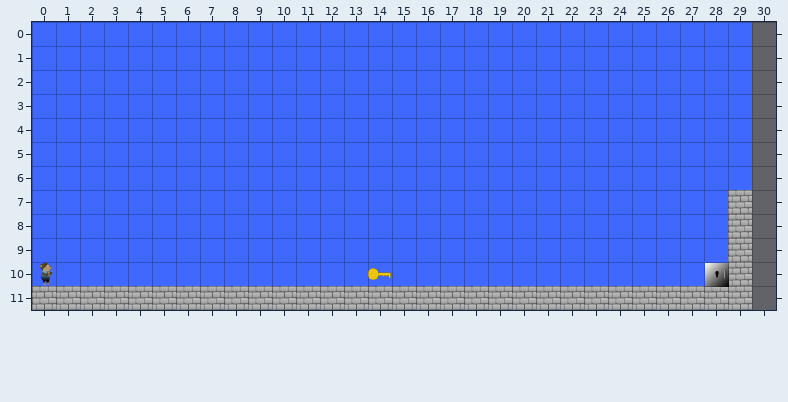
Tiled map: assets/tiles/level2.tmx. This is how it looked before the edit.
Cells are 32x32 px. Shown: x 0..30, y 0..11.
New version:
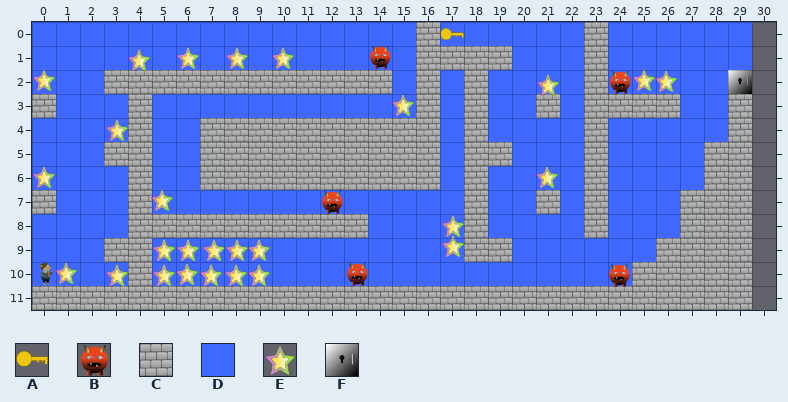
Key: from "spritesheet2": A 5, B 6, C 7, D 10, E 14, F 15.
_ is an empty cell.
Objects are placed by their top-left corner, in cells (3,4 is the top-left corner of cell 3,4); size is 1x1 cell unless given.
From the commit log: Fixed Key Handling Improved Level 2
Diff:
Layer "Tile Layer 1":
y 0: x 16 D -> C; x 23 D -> C
y 1: x 16..19 DDDD -> CCCC; x 23 D -> C
y 2: x 3..14 DDDDDDDDDDDD -> CCCCCCCCCCCC; x 16 D -> C; x 18 D -> C; x 23 D -> C
y 3: x 0 D -> C; x 4 D -> C; x 16 D -> C; x 18 D -> C; x 21 D -> C; x 23..26 DDDD -> CCCC; x 29 D -> C
y 4: x 4 D -> C; x 7..16 DDDDDDDDDD -> CCCCCCCCCC; x 18 D -> C; x 23 D -> C; x 29 D -> C
y 5: x 3..4 DD -> CC; x 7..16 DDDDDDDDDD -> CCCCCCCCCC; x 18..19 DD -> CC; x 23 D -> C; x 28..29 DD -> CC
y 6: x 4 D -> C; x 7..16 DDDDDDDDDD -> CCCCCCCCCC; x 18 D -> C; x 23 D -> C; x 28..29 DD -> CC
y 7: x 0 D -> C; x 4 D -> C; x 18 D -> C; x 21 D -> C; x 23 D -> C; x 27..28 DD -> CC
y 8: x 4..13 DDDDDDDDDD -> CCCCCCCCCC; x 18 D -> C; x 23 D -> C; x 27..28 DD -> CC
y 9: x 3..4 DD -> CC; x 18..19 DD -> CC; x 26..28 DDD -> CCC
y 10: x 4 D -> C; x 25..28 DDDD -> CCCC
Layer "SpawnLayer":
changed: A "Key" at 14,10 -> A "Key" at 17,0.1
changed: F "Door" at 28,10 -> F "Door" at 29,2
added: B "Enemy" at 14,0.9
added: E "Star" at 6,1
added: E "Star" at 8,1
added: E "Star" at 10,1
added: E "Star" at 3.9,1.1
added: E "Star" at 0,1.9
added: E "Star" at 25,1.9
added: E "Star" at 25.9,2
added: B "Enemy" at 24,2
added: E "Star" at 21,2.1
added: E "Star" at 15,3
added: E "Star" at 3,4
added: E "Star" at 0,5.9
added: E "Star" at 20.9,6
added: E "Star" at 4.9,6.9
added: B "Enemy" at 12,7
added: E "Star" at 17,8
added: E "Star" at 17,8.9
added: E "Star" at 7.1,9
added: E "Star" at 5,9
added: E "Star" at 5,9
added: E "Star" at 9,9
added: E "Star" at 8,9
added: E "Star" at 6,9
added: E "Star" at 0.9,10
added: B "Enemy" at 13.1,10
added: E "Star" at 6,10
added: E "Star" at 3,10
added: E "Star" at 5,10
added: E "Star" at 7,10
added: E "Star" at 8,10
added: E "Star" at 8.9,10
added: B "Enemy" at 23.9,10.1
